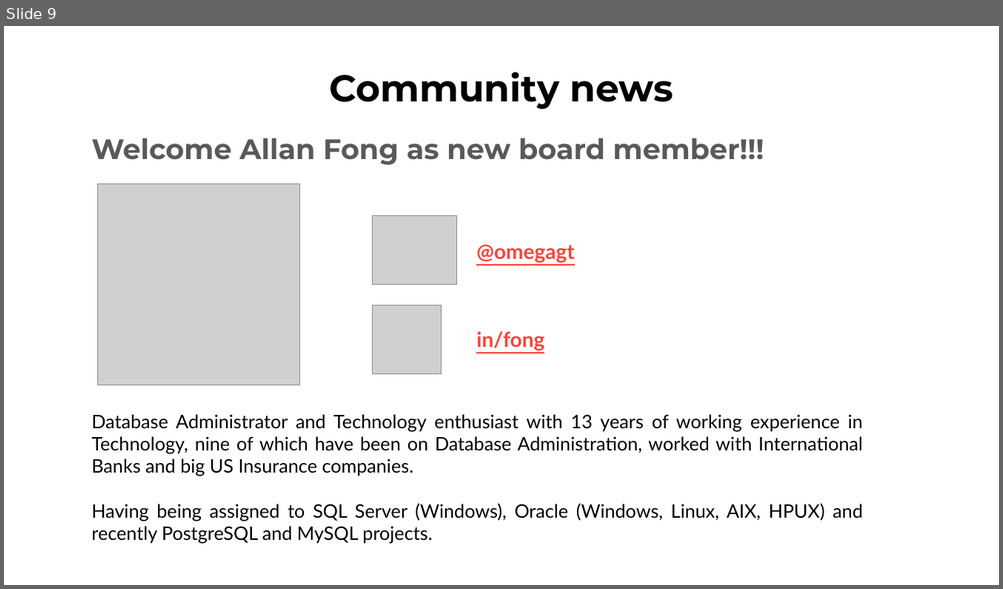
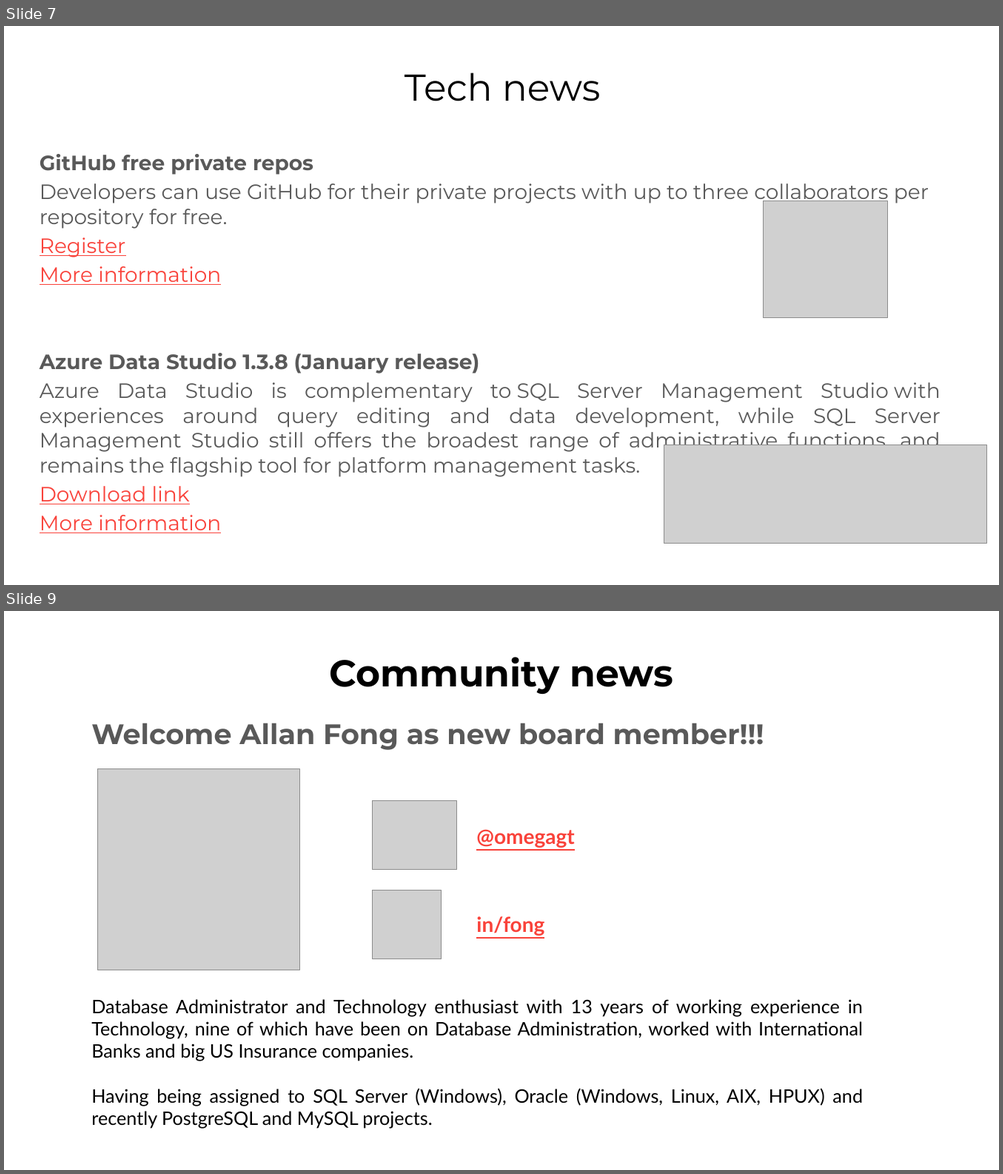
Before and after one commit to GTSSUG/Sessions, a slide deck: 20190123/PASS-GTSSUG-20190123.pptx. Shown one above the other, each under a label of ours: slide 9 before the commit, slides 7 and 9 after it; the slides between them are not shown. The pictures are 1003x589 and 1003x1174 pixels, drawn with LibreOffice and Linux fonts; fonts in the diff are those of the drawing; grey boxes stand for pictures; background and template pictures are left out. Boxes give left, top, right and bottom in pixels: in the first picture for what was removed or moved away, otherwise in the second. Text is boxed around its words. In the diff, an @@ line names an element or a change of style, - is before the commit and + after.

```diff
--- a/20190123/PASS-GTSSUG-20190123.pptx
+++ b/20190123/PASS-GTSSUG-20190123.pptx
@@ slide 7 added at [4, 26, 999, 585], background #FFFFFF @@
@@ title added at [404, 73, 600, 101], 36 pt, text #000000 @@
+Tech news
@@ text added at [40, 154, 940, 534], 20 pt, text #595959 @@
+GitHub free private repos
+Developers can use GitHub for their private projects with up to three collaborators per repository for free.
+Register
+More information
+Azure Data Studio 1.3.8 (January release)
+Azure Data Studio is complementary to SQL Server Management Studio with experiences around query editing and data development, while SQL Server Management Studio still offers the broadest range of administrative functions, and remains the flagship tool for platform management tasks.
+Download link
+More information
@@ picture added at [762, 201, 888, 318] @@
@@ picture added at [664, 446, 987, 544] @@
```
Also in this commit, not shown: 8 slides changed, 1 other slide added, 2 slides removed.
